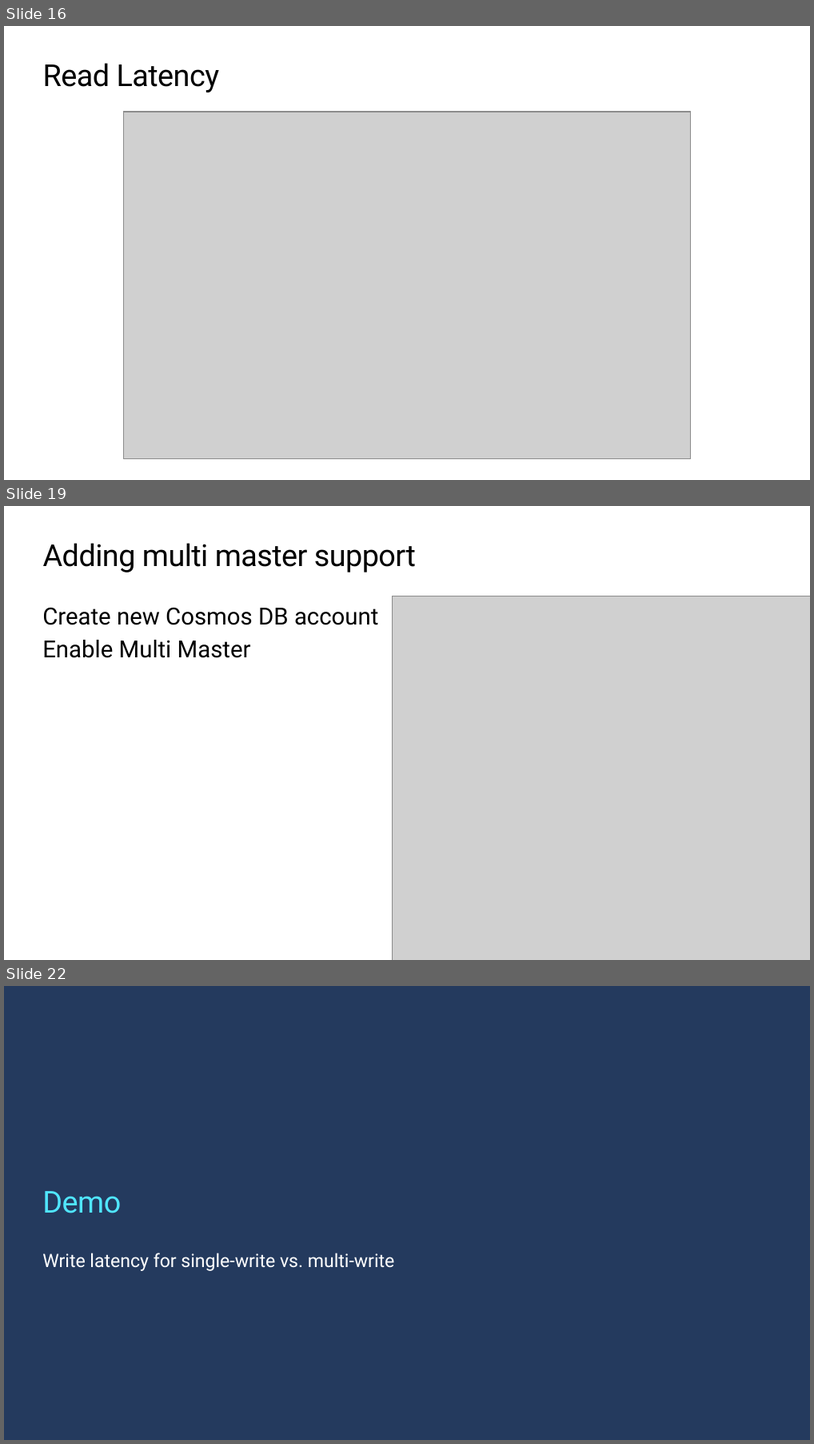
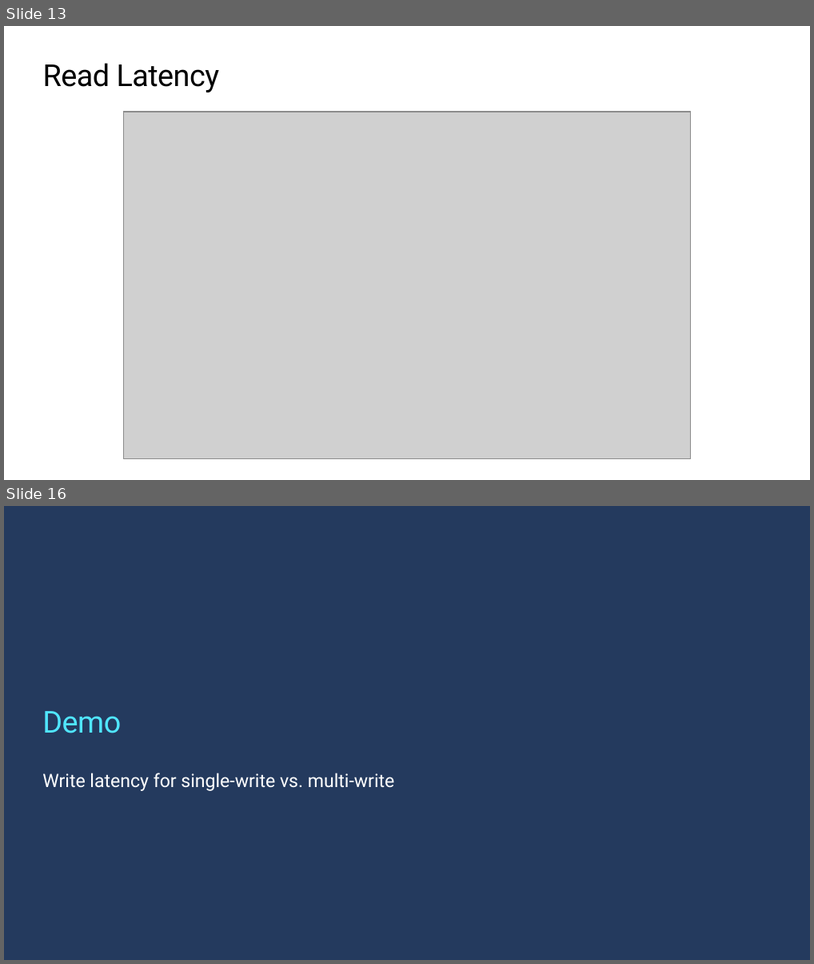
Before and after one commit to markjbrown/cosmos-global-distribution-demos, a slide deck: CosmosGlobalDistDemos/High-perf-apps-CosmosDB.pptx. Shown one above the other, each under a label of ours: slides 16, 19 and 22 before the commit, slides 13 and 16 after it; the slides between them are not shown. The pictures are 814x1444 and 814x964 pixels, drawn with LibreOffice and Linux fonts; fonts in the diff are those of the drawing; grey boxes stand for pictures; background and template pictures are left out. Boxes give left, top, right and bottom in pixels: in the first picture for what was removed or moved away, otherwise in the second. Text is boxed around its words. In the diff, an @@ line names an element or a change of style, - is before the commit and + after.

```diff
--- a/CosmosGlobalDistDemos/High-perf-apps-CosmosDB.pptx
+++ b/CosmosGlobalDistDemos/High-perf-apps-CosmosDB.pptx
@@ slide 19 removed at [4,506,810,960], background #FFFFFF @@
@@ title removed at [43,543,416,572] @@
-Adding multi master support
@@ picture removed at [393,596,810,960] @@
@@ text removed at [42,607,378,658] @@
-Create new Cosmos DB account
-Enable Multi Master
@@ what was slide 16 is now slide 13 @@
@@ what was slide 22 is now slide 16 @@
```
Also in this commit, not shown: 11 slides changed, 7 slides added, 14 other slides removed.
